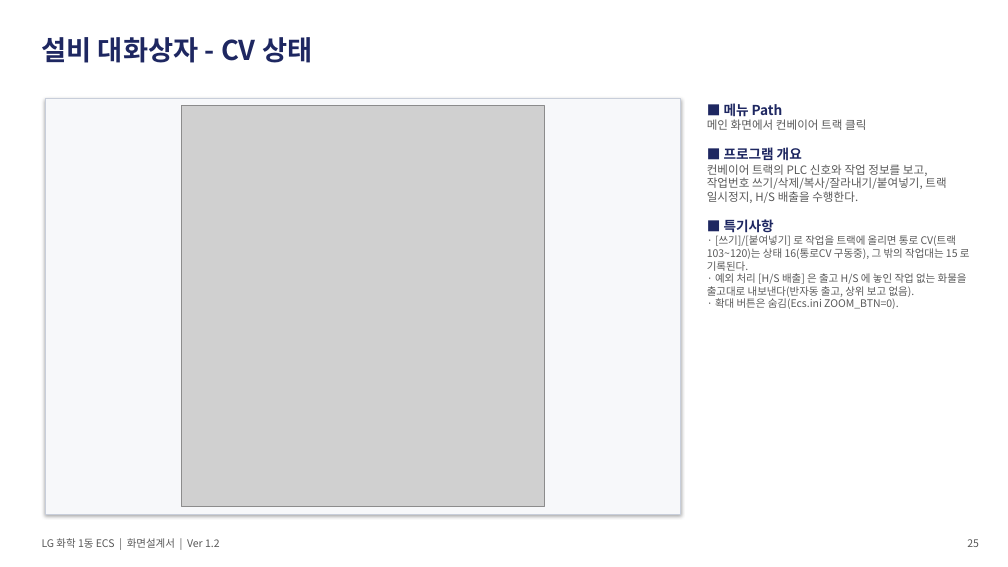
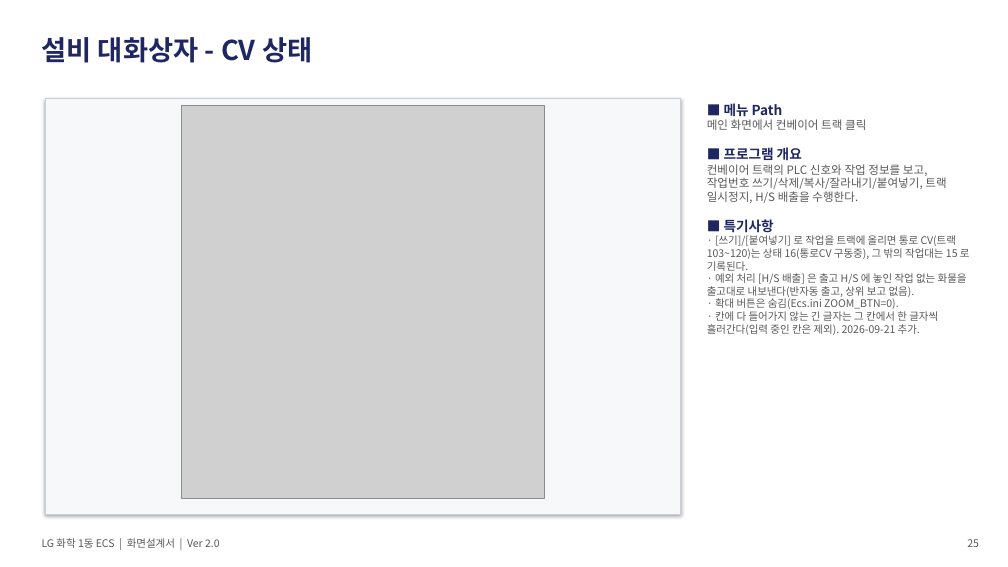
Before and after one commit to yeorijby-coder/LGLS_ALL, a slide deck: slide 25 of docs/산출물_20260921/06_ECS_화면설계서.pptx. Drawn at 1008x567 pixels with LibreOffice and Linux fonts; fonts in the diff are those of the drawing; grey boxes stand for pictures. Boxes give left, top, right and bottom in pixels: in the first picture for what was removed or moved away, otherwise in the second. Text is boxed around its words. In the diff, an @@ line names an element or a change of style, - is before the commit and + after.

```diff
--- a/docs/산출물_20260921/06_ECS_화면설계서.pptx
+++ b/docs/산출물_20260921/06_ECS_화면설계서.pptx
@@ picture: place and size @@
-picture at bbox=[181, 106, 544, 507]
+picture at bbox=[181, 106, 544, 498]
@@ text at bbox=[707, 311, 938, 335]: paragraph added @@
+· 칸에 다 들어가지 않는 긴 글자는 그 칸에서 한 글자씩 흘러간다(입력 중인 칸은 제외). 2026-09-21 추가.
@@ text at bbox=[42, 538, 220, 548]: text changed @@
-LG 화학 1동 ECS | 화면설계서 | Ver 1.2
+LG 화학 1동 ECS | 화면설계서 | Ver 2.0
```
Also in this commit, not shown: 26 other slides changed, 10 other files.
